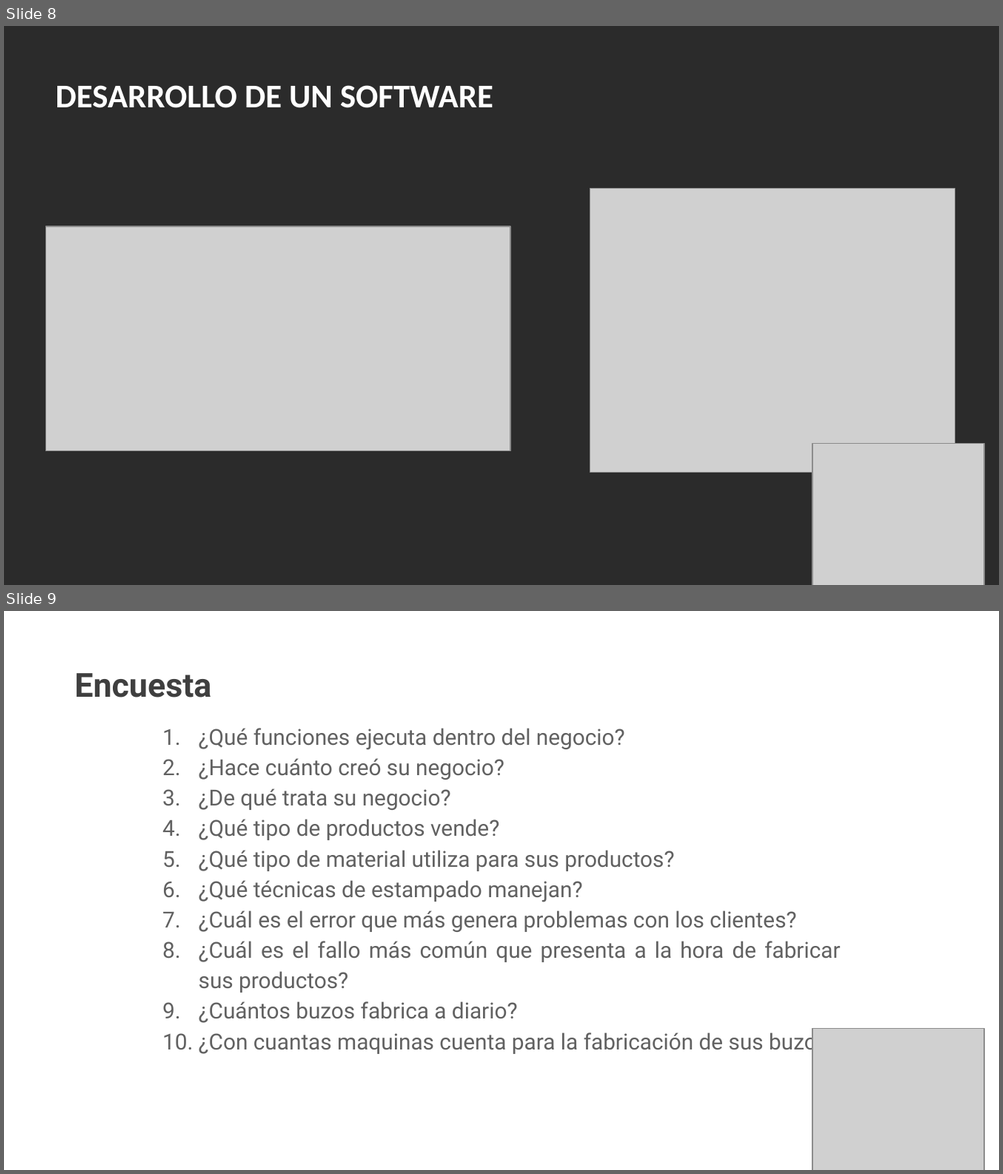
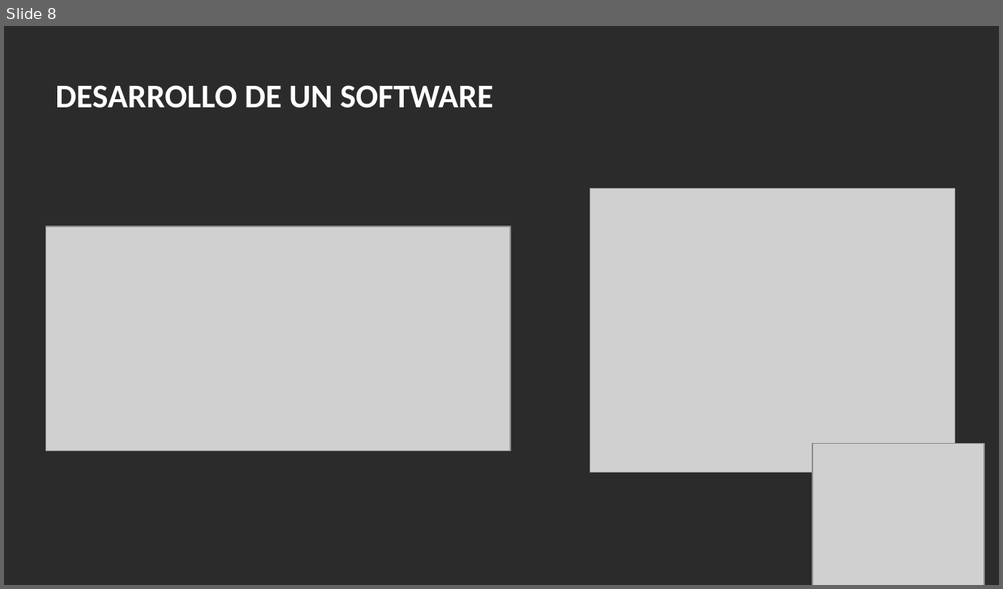
Before and after one commit to Azbanedit/azban-sb, a slide deck: DOCS/TRIMESTRE I/Presentación diapositivas azban.pptx. Shown one above the other, each under a label of ours: slides 8 and 9 before the commit, slide 8 after it. The pictures are 1003x1174 and 1003x589 pixels, drawn with LibreOffice and Linux fonts; fonts in the diff are those of the drawing; grey boxes stand for pictures; background and template pictures are left out; a plain dark background stands for a picture behind light text. Boxes give left, top, right and bottom in pixels: in the first picture for what was removed or moved away, otherwise in the second. Text is boxed around its words. In the diff, an @@ line names an element or a change of style, - is before the commit and + after.

```diff
--- a/DOCS/TRIMESTRE I/Presentación diapositivas azban.pptx
+++ b/DOCS/TRIMESTRE I/Presentación diapositivas azban.pptx
@@ slide 9 removed at (4,611,999,1170), background picture (left out) @@
@@ text removed at (74,673,211,698) @@
-Encuesta
@@ text removed at (199,728,839,1055) @@
-1. ¿Qué funciones ejecuta dentro del negocio?
-2. ¿Hace cuánto creó su negocio?
-3. ¿De qué trata su negocio?
-4. ¿Qué tipo de productos vende?
-5. ¿Qué tipo de material utiliza para sus productos?
-6. ¿Qué técnicas de estampado manejan?
-7. ¿Cuál es el error que más genera problemas con los clientes?
-8. ¿Cuál es el fallo más común que presenta a la hora de fabricar sus productos?
-9. ¿Cuántos buzos fabrica a diario?
-10. ¿Con cuantas maquinas cuenta para la fabricación de sus buzos?
@@ picture removed at (813,1028,984,1170) @@
```
Also in this commit, not shown: 4 slides changed, 2 slides added, 33 other slides removed, 3 other files.
